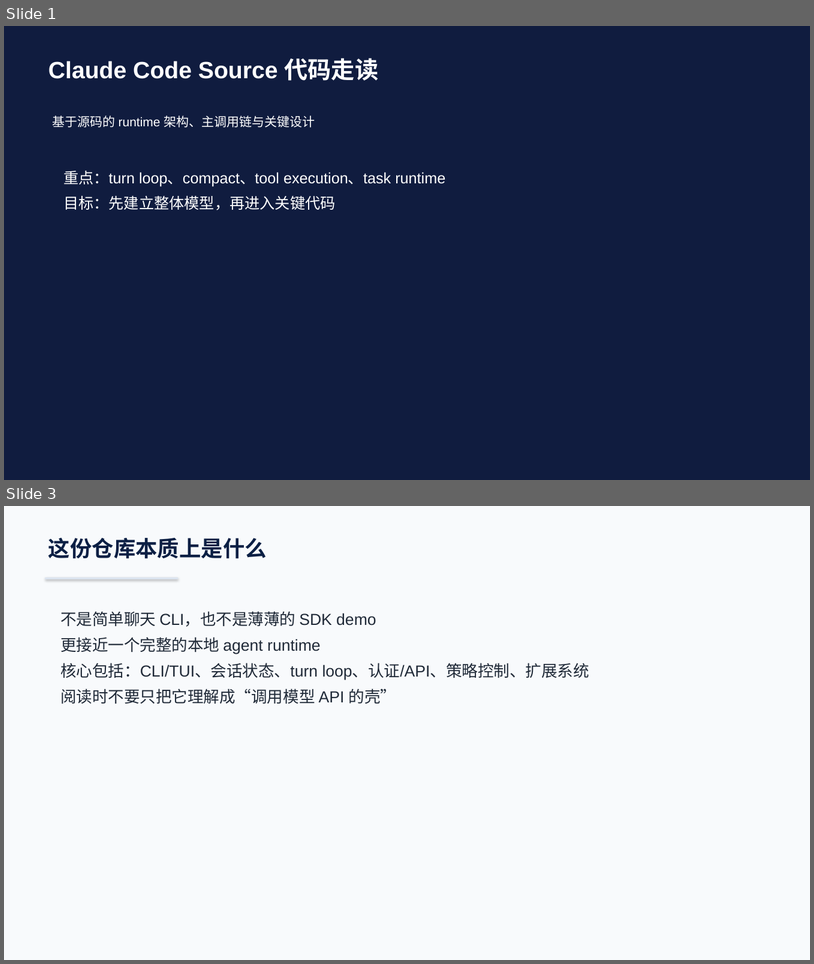
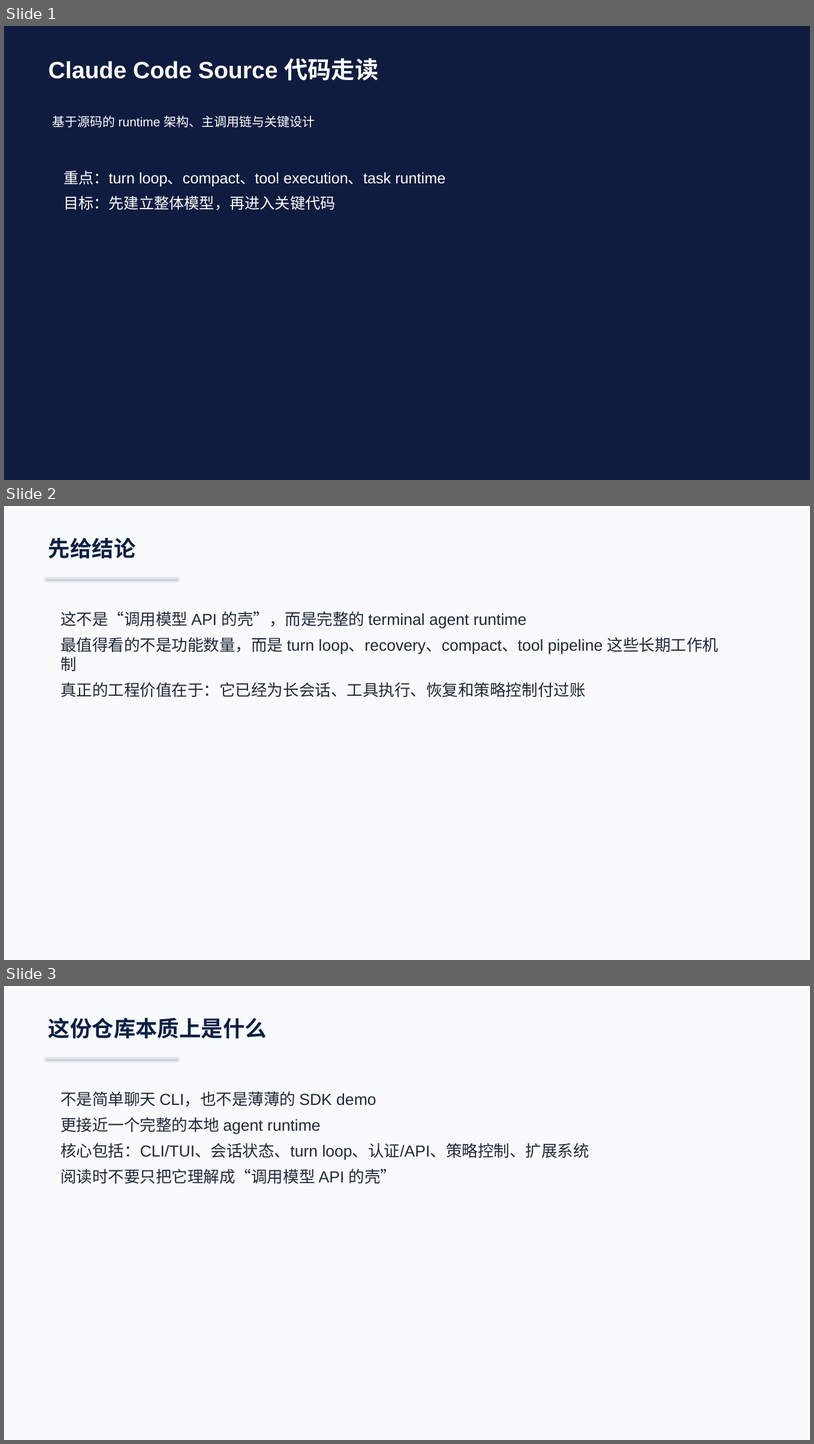
Before and after one commit to boboliu-1010/ccode, a slide deck: docs/zh/00-代码总览与运行时走读-WPS兼容版.pptx. Shown one above the other, each under a label of ours: slides 1 and 3 before the commit, slides 1, 2 and 3 after it; the slides between them are not shown. The pictures are 814x964 and 814x1444 pixels, drawn with LibreOffice and Linux fonts; fonts in the diff are those of the drawing. Boxes give left, top, right and bottom in pixels: in the first picture for what was removed or moved away, otherwise in the second. Text is boxed around its words. In the diff, an @@ line names an element or a change of style, - is before the commit and + after.

```diff
--- a/docs/zh/00-代码总览与运行时走读-WPS兼容版.pptx
+++ b/docs/zh/00-代码总览与运行时走读-WPS兼容版.pptx
@@ slide 2 added at bbox=[4, 506, 810, 960], background #F8FAFC @@
@@ text added at bbox=[48, 538, 136, 559], 26 pt, text #0B1F44, bold @@
+先给结论
@@ rectangle added at bbox=[45, 577, 178, 579], fill #DBE4F0 @@
@@ text added at bbox=[60, 611, 719, 697], 19 pt, text #1F2937 @@
+这不是“调用模型 API 的壳”，而是完整的 terminal agent runtime
+最值得看的不是功能数量，而是 turn loop、recovery、compact、tool pipeline 这些长期工作机制
+真正的工程价值在于：它已经为长会话、工具执行、恢复和策略控制付过账
```
Also in this commit, not shown: 3 slides changed, 3 slides removed, 2 other files.
